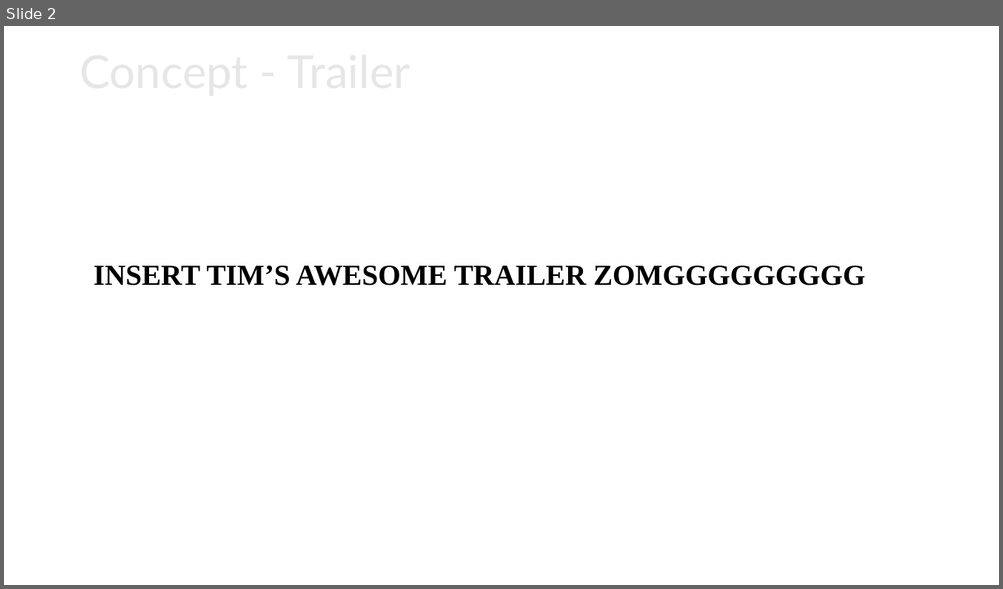
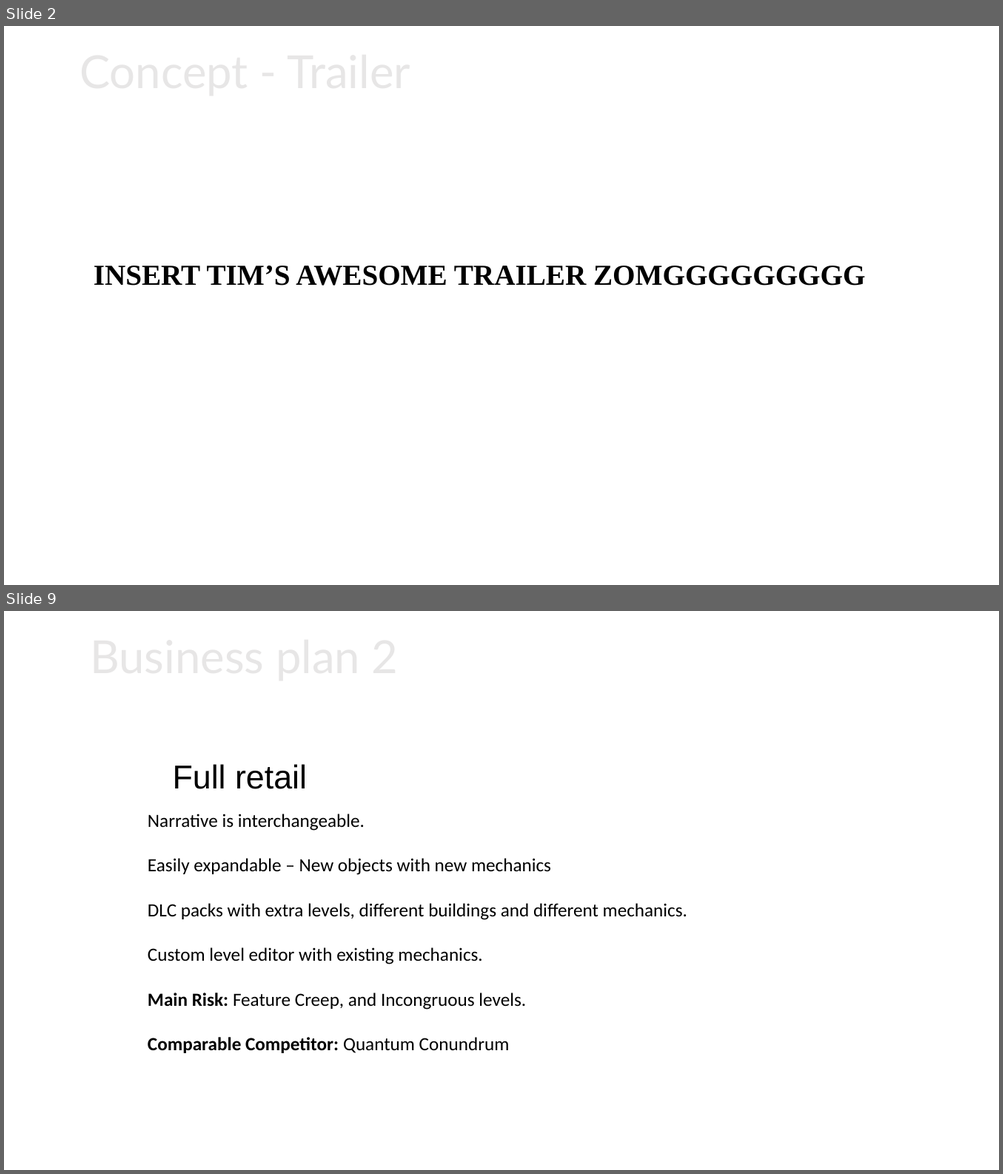
Before and after one commit to RoofTurkey/SGD15, a slide deck: BUSINESS/Completion_Presentation_V1.0.pptx. Shown one above the other, each under a label of ours: slide 2 before the commit, slides 2 and 9 after it; the slides between them are not shown. The pictures are 1003x589 and 1003x1174 pixels, drawn with LibreOffice and Linux fonts; fonts in the diff are those of the drawing; background and template pictures are left out. Boxes give left, top, right and bottom in pixels: in the first picture for what was removed or moved away, otherwise in the second. Text is boxed around its words. In the diff, an @@ line names an element or a change of style, - is before the commit and + after.

```diff
--- a/BUSINESS/Completion_Presentation_V1.0.pptx
+++ b/BUSINESS/Completion_Presentation_V1.0.pptx
@@ slide 9 added at (4,611,999,1170), background picture (left out) @@
@@ title added at (4,611,492,687), 44 pt, text #E7E6E6 @@
+Business plan 2
@@ text added at (173,764,307,789), 32 pt, text #000000 @@
+Full retail
@@ text added at (148,814,687,1054), 18 pt, text #000000 @@
+Narrative is interchangeable.
+Easily expandable – New objects with new mechanics
+DLC packs with extra levels, different buildings and different mechanics.
+Custom level editor with existing mechanics.
+Main Risk: Feature Creep, and Incongruous levels.
+Comparable Competitor: Quantum Conundrum
```
Also in this commit, not shown: 7 slides changed, 3 slides removed.
